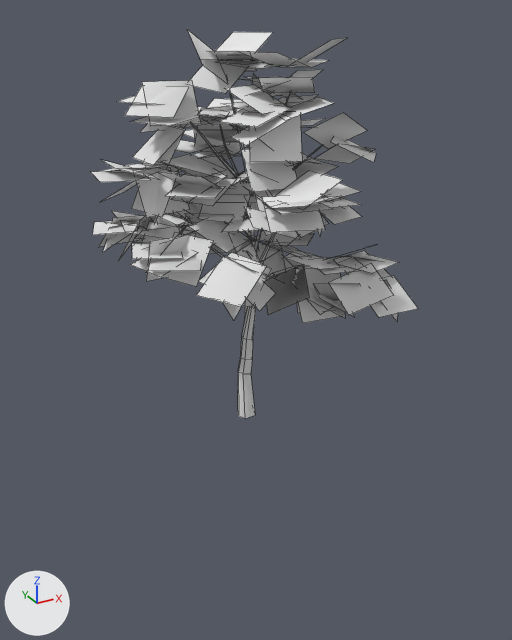
Two versions of the OBJ model assets/models/tree/tree1a_lod2.obj, one commit apart.
The view is the same before and after, from a 50 mm lens placed at (-0.81, -1.521, 1.042), pointed at (0.027, 0.001, 0.281). Lighting does not change. The marker at lower left points along +X, +Y and +Z. Mesh edges are drawn as thin lines. Where no turn or scale is listed for an object, it has been applied to the vertices.

In view in the first picture: 'tree1a_lod2'.
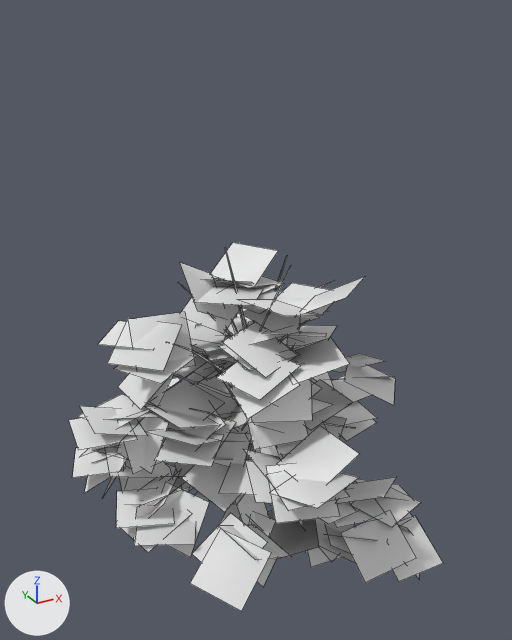
Pixel boxes (x1, y1, x2, y2) of what changed, in the pictures (512 x 640 px; the box of a moved part takes in the faces that stretch with it):
'tree1a_lod2', reshaped (14% wider): before (91, 29, 418, 418); after (69, 243, 443, 611)
part 1 of me_tree1a_lod2, moved or reshaped: before (226, 75, 256, 418); after (225, 248, 255, 460)
part 2 of me_tree1a_lod2, moved or reshaped: before (210, 247, 224, 257); after (190, 408, 238, 430)
part 3 of me_tree1a_lod2, moved or reshaped: before (265, 265, 305, 281); after (323, 422, 355, 428)
part 4 of me_tree1a_lod2, moved or reshaped (not visible afterwards): before (260, 233, 276, 264)
part 5 of me_tree1a_lod2, moved or reshaped: before (167, 214, 195, 224); after (173, 374, 238, 403)
part 6 of me_tree1a_lod2, moved or reshaped: before (244, 231, 251, 239); after (166, 342, 226, 372)
part 7 of me_tree1a_lod2, moved or reshaped: before (294, 145, 323, 169); after (279, 321, 307, 341)
part 8 of me_tree1a_lod2, moved or reshaped: before (220, 125, 249, 218); after (218, 279, 238, 333)
part 9 of me_tree1a_lod2, moved or reshaped (not visible before): after (260, 302, 273, 331)
part 10 of me_tree1a_lod2, moved or reshaped: before (191, 124, 243, 182); after (178, 282, 233, 336)
part 11 of me_tree1a_lod2, moved or reshaped (not visible before): after (269, 266, 291, 314)
part 12 of me_tree1a_lod2, moved or reshaped (not visible afterwards): before (254, 230, 262, 253)
part 13 of me_tree1a_lod2, moved or reshaped: before (91, 29, 418, 323); after (69, 243, 443, 611)

Patch to the scene script:
```diff
--- a/assets/models/tree/tree1a_lod2.obj.py
+++ b/assets/models/tree/tree1a_lod2.obj.py
@@ me_tree1a_lod2 @@
 # used by ob_tree1a_lod2; location = (0.0, 0.0, 0.0)
-me_tree1a_lod2.from_pydata(...)  # 1163 vertices, 455 faces; spans x -0.377..0.377, y -0.383..0.383, z 0.0..1.0
+me_tree1a_lod2.from_pydata(...)  # 1163 vertices, 455 faces; spans x -0.491..0.491, y -0.5..0.5, z -0.5..0.5
+# me_tree1a_lod2 part 1: the loose piece of 51 vertices spanning x -0.052..0.033, y -0.022..0.029, z 0.0..0.904 is multiplied about its middle by the matrix ((1.106, 0.0, 0.0), (0.0, 1.106, 0.0), (0.0, 0.0, 1.106)), then moved by (-0.01, -0.006, -0.452)
+# me_tree1a_lod2 part 2: the loose piece of 15 vertices spanning x -0.177..0.016, y -0.059..-0.002, z 0.364..0.554 is scaled about its middle by 1.11, then moved by (-0.017, -0.01, -0.451)
+# me_tree1a_lod2 part 3: the loose piece of 18 vertices spanning x 0.017..0.19, y -0.203..-0.008, z 0.373..0.471 is scaled about its middle by 1.11, then moved by (0.002, -0.018, -0.455)
+# me_tree1a_lod2 part 4: the loose piece of 12 vertices spanning x 0.023..0.221, y -0.008..0.098, z 0.414..0.599 is scaled about its middle by 1.11, then moved by (0.004, -0.002, -0.446)
+# me_tree1a_lod2 part 5: the loose piece of 33 vertices spanning x -0.205..0.02, y -0.012..0.114, z 0.448..0.582 is scaled about its middle by 1.11, then moved by (-0.019, -0.001, -0.445)
+# me_tree1a_lod2 part 6: the loose piece of 18 vertices spanning x -0.202..0.009, y -0.011..0.011, z 0.508..0.703 is scaled about its middle by 1.11, then moved by (-0.019, -0.007, -0.436)
+# me_tree1a_lod2 part 7: the loose piece of 15 vertices spanning x 0.007..0.158, y -0.095..-0.003, z 0.544..0.746 is scaled about its middle by 1.11, then moved by (0.0, -0.012, -0.432)
+# me_tree1a_lod2 part 8: the loose piece of 15 vertices spanning x -0.012..0.015, y -0.005..0.136, z 0.554..0.79 is scaled about its middle by 1.11, then moved by (-0.009, 0.0, -0.429)
+# me_tree1a_lod2 part 9: the loose piece of 15 vertices spanning x -0.009..0.015, y -0.144..-0.003, z 0.556..0.815 is scaled about its middle by 1.11, then moved by (-0.009, -0.015, -0.427)
+# me_tree1a_lod2 part 10: the loose piece of 15 vertices spanning x -0.154..0.013, y -0.01..0.036, z 0.604..0.829 is scaled about its middle by 1.11, then moved by (-0.016, -0.005, -0.424)
+# me_tree1a_lod2 part 11: the loose piece of 12 vertices spanning x 0.009..0.061, y -0.104..-0.002, z 0.611..0.874 is scaled about its middle by 1.11, then moved by (-0.005, -0.012, -0.421)
+# me_tree1a_lod2 part 12: the loose piece of 12 vertices spanning x -0.045..0.023, y -0.209..-0.008, z 0.457..0.646 is scaled about its middle by 1.11, then moved by (-0.01, -0.018, -0.442)
+# me_tree1a_lod2 part 13: 848 of the vertices in x -0.377..0.377, y -0.383..0.383, z 0.295..1.0 are multiplied about their middle by the matrix ((1.304, 0.0, 0.0), (0.0, 1.304, 0.0), (0.0, 0.0, 1.304)), then moved by (0.0, 0.0, -0.647)
 me_tree1a_lod2.materials.append(mat_bark)
```
